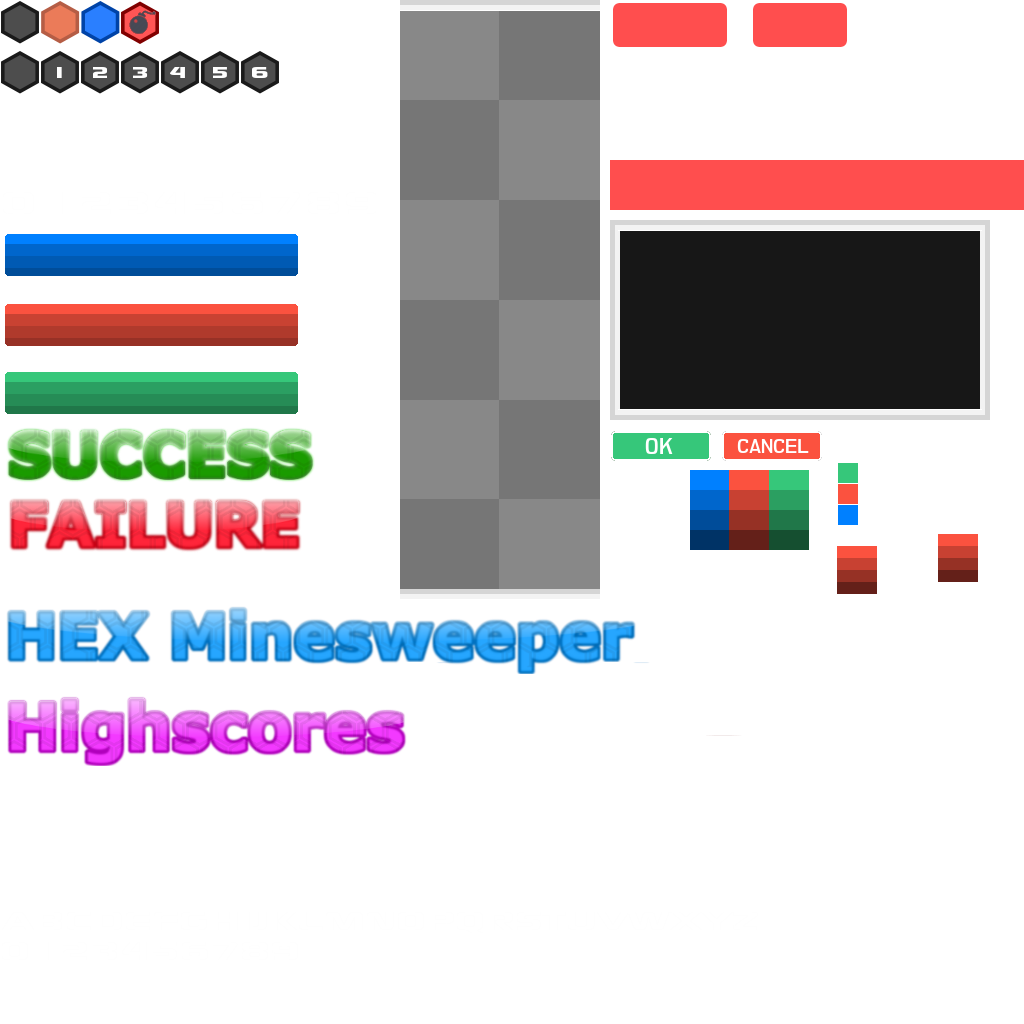
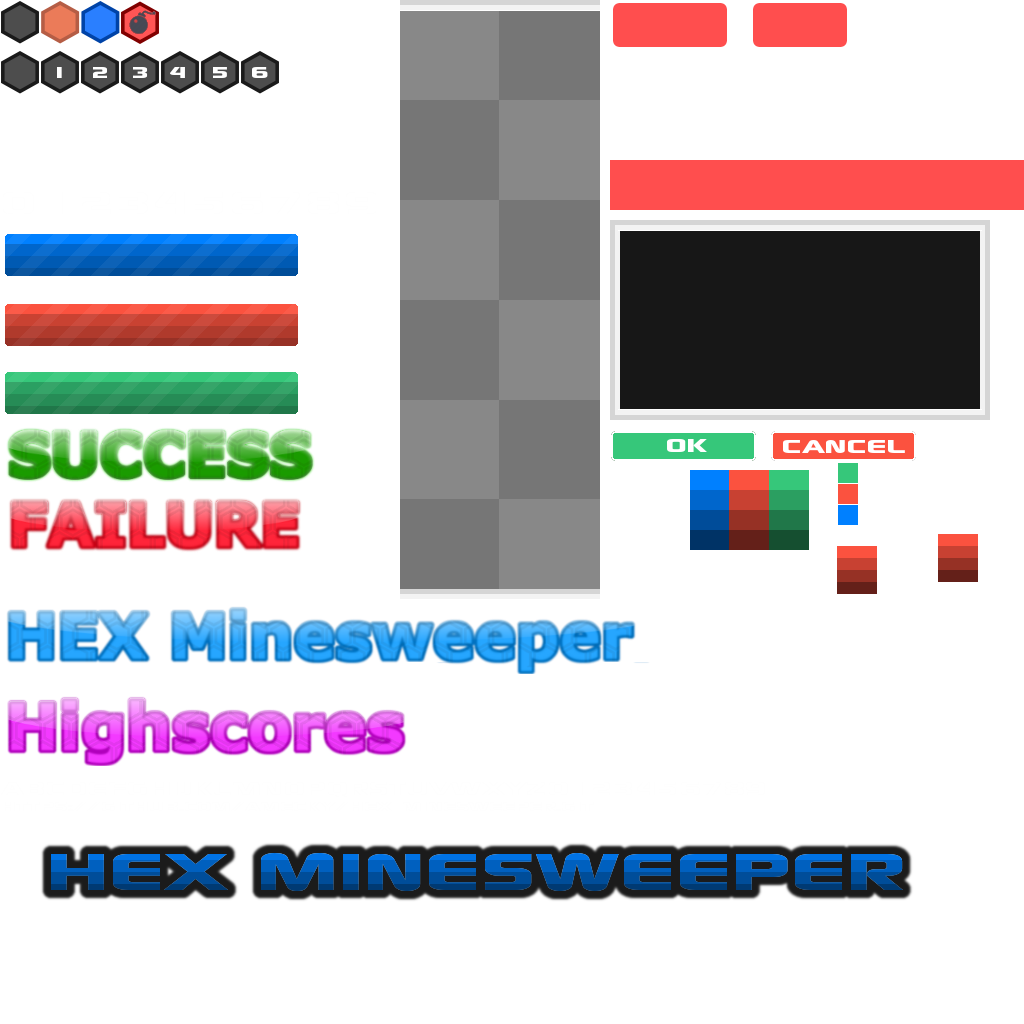
Comparing the layer stacks of the two 1024x1024 images. Changes:
"Ebene #11": opacity 100% → 10%, moved it above "Ebene #8", painted on it over [51, 853, 902, 860]
showed "Ebene #8", opacity 100% → 25%, moved it above "Ebene #7", painted on it over [5, 234, 903, 872]
"Ebene #7": opacity 100% → 40%, moved it above "Ebene #1", painted on it over [5, 234, 901, 884]
showed "Ebene #1", opacity 100% → 55%, painted on it over [51, 234, 916, 891]
added layer "HEX Minesweeper" above "Ebene #13" over [51, 853, 903, 891]
showed "Ebene #13", moved it above "OK CANCEL", painted on it over [5, 234, 914, 902]
renamed "CANCEL" to "OK CANCEL", painted on it over [667, 439, 905, 453]
removed layer "OK" over [645, 438, 673, 454]
showed "Ebene #9", opacity 15% → 5% over [5, 234, 298, 414]
painted on "Ebene #19" over [5, 234, 916, 900]
